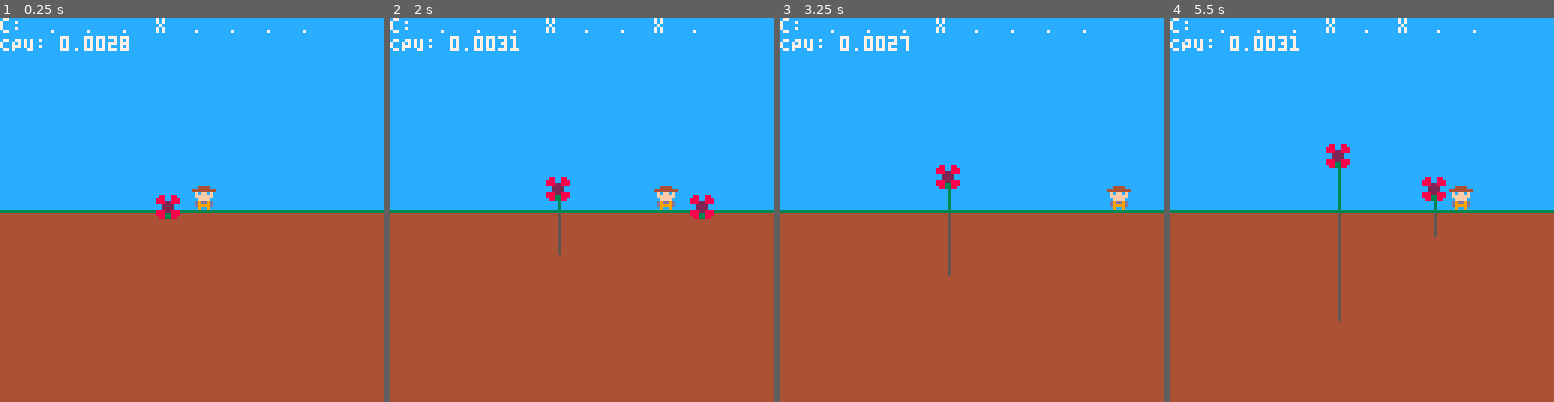
Above: before the commit, frames 1-4 (left to right).
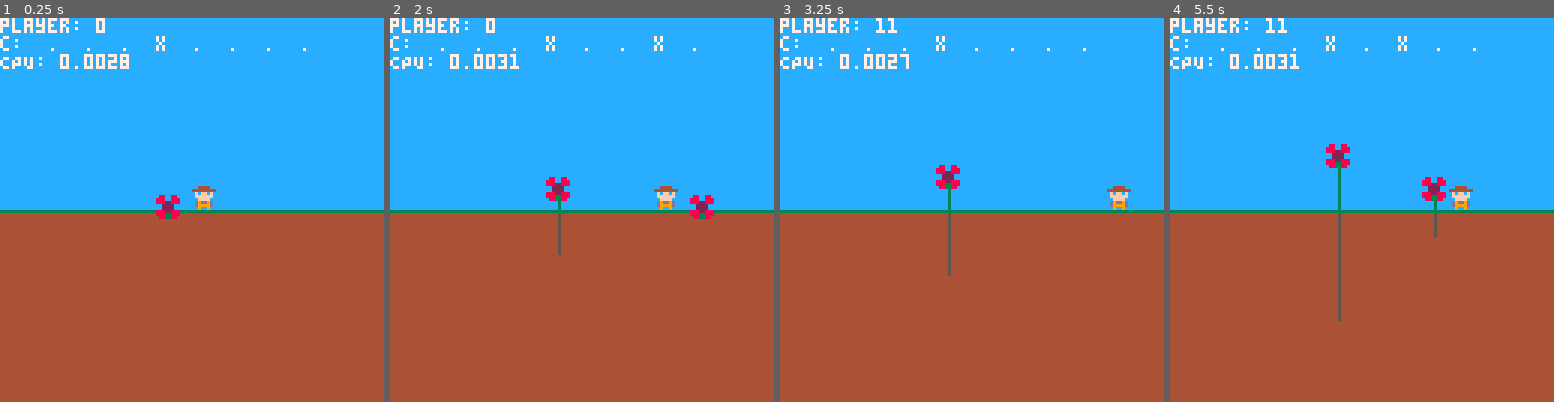
Above: after the commit, the same moments.

Repository: millwardesque/overgrowth
Game: PICO-8 cartridge overgrowth.p8
Same seed, same stepped clock (60 frames per second), same inputs: the game is played once before the commit and once after it.
Inputs:
- Up to frame 1 (0.25 s): no input
- Up to frame 2 (2 s): tap X (X key) at 0.33, 1.07, 1.85 s; tap O (Z key) at 0.7, 1.7 s; hold Right from 1.6 s (still down)
- Up to frame 3 (3.25 s): release Right at 2.1 s; tap O (Z key) at 2.1, 2.5, 2.9 s; hold Right 2.47-3.03 s; tap X (X key) at 2.97 s; hold Left from 3.08 s (still down)
- Up to frame 4 (5.5 s): tap O (Z key) every 0.4 s from 3.3 to 5.3 s; release Left at 3.58 s; hold Right 4.02-4.68 s; tap X (X key) at 4.08, 5.2 s; hold Left from 5.08 s (still down)

The runs differ from the first frame. In frame 1, 1.6% of the frame differs, in the area x 0-80%, y 0-14%; in frame 2, 1.7%; in frame 3, 1.6%; in frame 4, 1.7%.

Commit message:
Added score keeeping and score display.

Diff:
--- a/overgrowth.lua
+++ b/overgrowth.lua
@@ -69,6 +69,14 @@
 	cls()
 
 	g_renderer.render()
+
+	-- Draw score
+	color(7)
+	print(player.name..": "..player.score)
+
+	-- Draw debug log
+	g_log.render()
+	g_log.clear()
 end
 
 --
@@ -135,6 +143,7 @@
 	local new_player = make_game_object(name, start_x, start_y)
 	new_player.is_pulling_weed = false
 	new_player.pulling_weed_elapsed = 0
+	new_player.score = 0
 
 	-- Animations
 	local player_anims = {
@@ -275,10 +284,14 @@
 function pull_weed(weed, amount, puller)
 	weed.weed.pull_offset += amount
 
+	-- Score increases a bit for the pull.
+	puller.score += 1
+
 	if (weed.position.y + weed.weed.root_height - weed.weed.pull_offset < g_game_config.ground_height) then
 		g_weed_generator.kill_weed(weed)
 
-		-- @TODO Credit puller with score.
+		-- Score increases a lot for the extraction.
+		puller.score += 10
 	end
 end
 
@@ -442,10 +455,6 @@
 	end
 
 	camera_draw_end(main_camera)
-
-	-- Draw debug log
-	g_log.render()
-	g_log.clear()
 end
 
 --
--- a/overgrowth.p8
+++ b/overgrowth.p8
@@ -72,6 +72,14 @@
 	cls()
 
 	g_renderer.render()
+
+	-- Draw score
+	color(7)
+	print(player.name..": "..player.score)
+
+	-- Draw debug log
+	g_log.render()
+	g_log.clear()
 end
 
 --
@@ -137,7 +145,8 @@
 function make_player(name, start_x, start_y, sprite, speed, strength)
 	local new_player = make_game_object(name, start_x, start_y)
 	new_player.is_pulling_weed = false
-	new_player.pulling_weed_duration = 0
+	new_player.pulling_weed_elapsed = 0
+	new_player.score = 0
 
 	-- Animations
 	local player_anims = {
@@ -145,8 +154,6 @@
 		pull_weed = { 2, 1 }
 	}
 
-	-- @TODO Don't loop weeding animation.
-
 	attach_anim_spr_controller(new_player, 4, player_anims, "idle", 0)
 
 	-- Game stats
@@ -166,15 +173,16 @@
 
 		set_anim_spr_animation(self.anim_controller, "pull_weed")
 		self.is_pulling_weed = true
-		self.pulling_weed_duration = 0
+		self.pulling_weed_elapsed = 0
 	end
 
 	-- Update player
 	new_player.update = function (self)
 		if self.is_pulling_weed then
-			self.pulling_weed_duration += 1
-
-			if self.pulling_weed_duration > #self.anim_controller.animations['pull_weed'] * self.anim_controller.frames_per_cell then
+			self.pulling_weed_elapsed += 1
+
+			local pulling_weed_duration = #self.anim_controller.animations['pull_weed'] * self.anim_controller.frames_per_cell
+			if self.pulling_weed_elapsed > pulling_weed_duration then
 				self.is_pulling_weed = false
 				set_anim_spr_animation(self.anim_controller, 'idle')
 			end
@@ -279,10 +287,14 @@
 function pull_weed(weed, amount, puller)
 	weed.weed.pull_offset += amount
 
+	-- Score increases a bit for the pull.
+	puller.score += 1
+
 	if (weed.position.y + weed.weed.root_height - weed.weed.pull_offset < g_game_config.ground_height) then
 		g_weed_generator.kill_weed(weed)
 
-		-- @TODO Credit puller with score.
+		-- Score increases a lot for the extraction.
+		puller.score += 10
 	end
 end
 
@@ -446,10 +458,6 @@
 	end
 
 	camera_draw_end(main_camera)
-
-	-- Draw debug log
-	g_log.render()
-	g_log.clear()
 end
 
 --
Not shown, changed: readme.md
